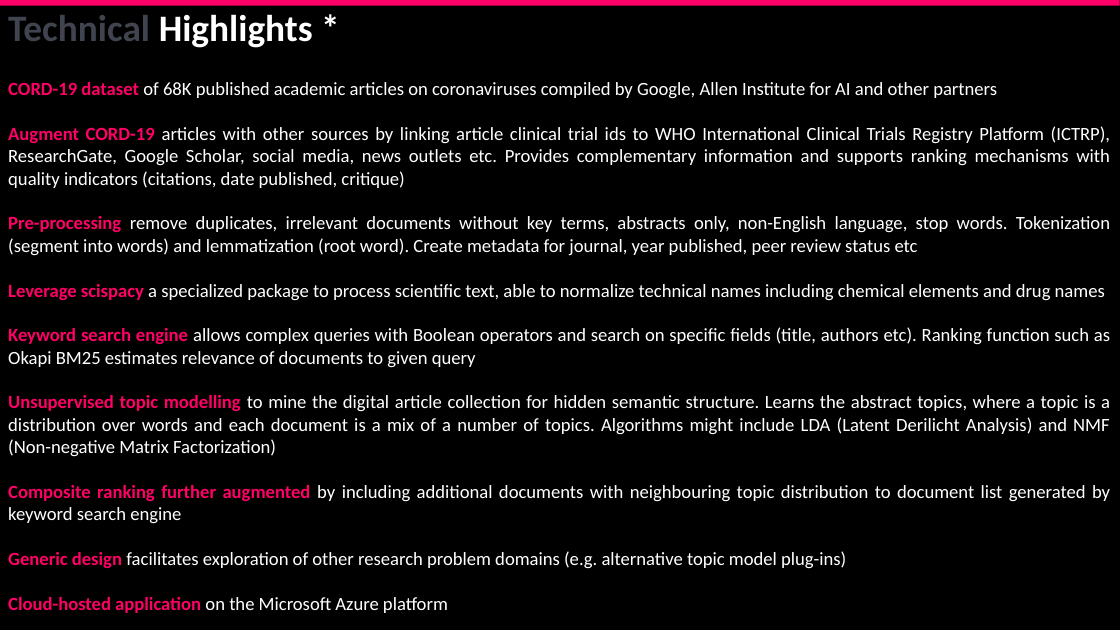
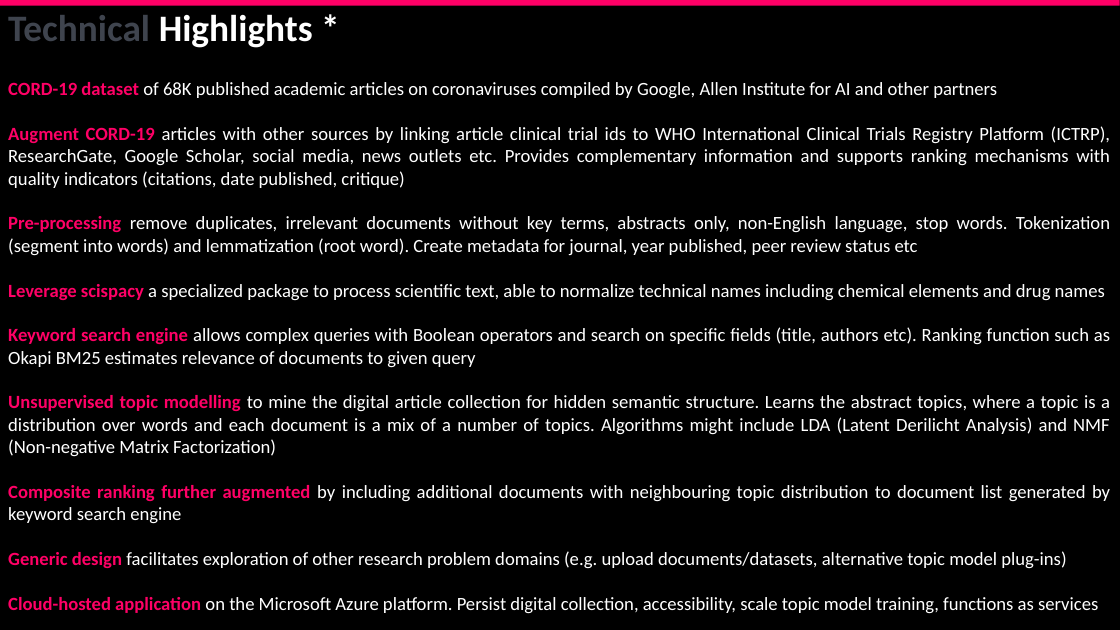
Before and after one commit to corticalstack/corticalstack.github.io, a slide deck: slide 6 of docs/project/Jon-Paul Boyd Masters Thesis Project Presentation COVID19 Research Cockpit.pptx. Drawn at 1120x630 pixels with LibreOffice and Linux fonts; fonts in the diff are those of the drawing. Boxes give left, top, right and bottom in pixels: in the first picture for what was removed or moved away, otherwise in the second. Text is boxed around its words. In the diff, an @@ line names an element or a change of style, - is before the commit and + after.

Commit message:
Updated project presentation

```diff
--- a/docs/project/Jon-Paul Boyd Masters Thesis Project Presentation COVID19 Research Cockpit.pptx
+++ b/docs/project/Jon-Paul Boyd Masters Thesis Project Presentation COVID19 Research Cockpit.pptx
@@ text at (8,551,1098,614): text changed @@
-Generic design facilitates exploration of other research problem domains (e.g. alternative topic model plug-ins)
-Cloud-hosted application on the Microsoft Azure platform
+Generic design facilitates exploration of other research problem domains (e.g. upload documents/datasets, alternative topic model plug-ins)
+Cloud-hosted application on the Microsoft Azure platform. Persist digital collection, accessibility, scale topic model training, functions as services
```
Also in this commit, not shown: 2 other files.
